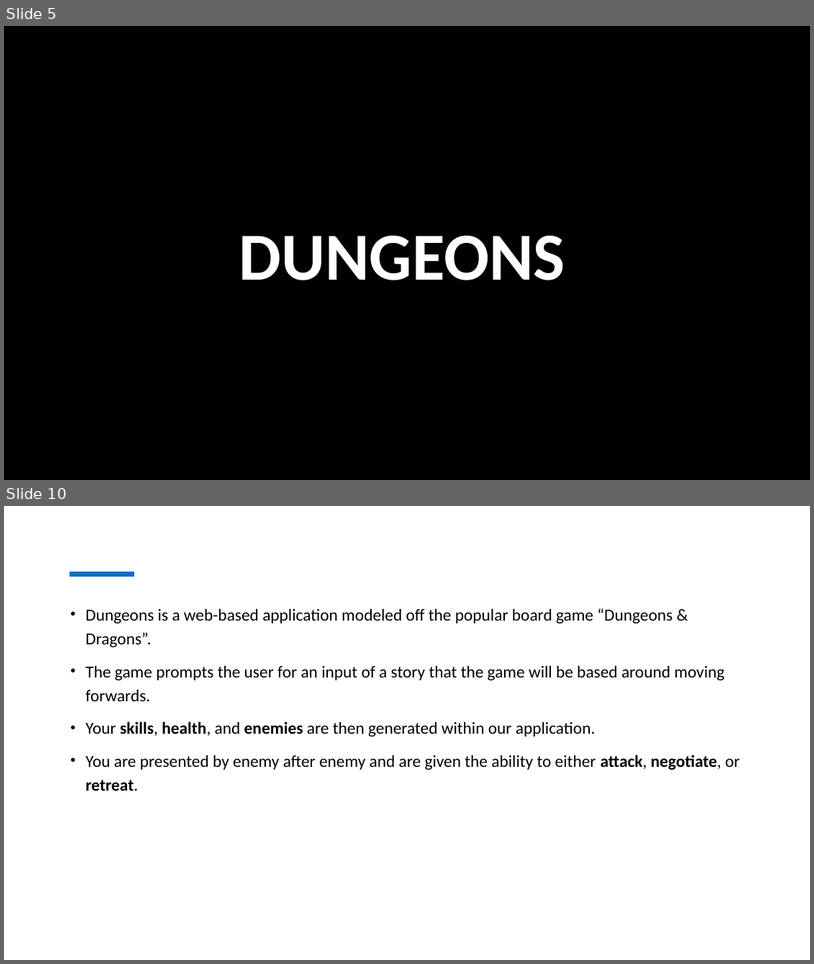
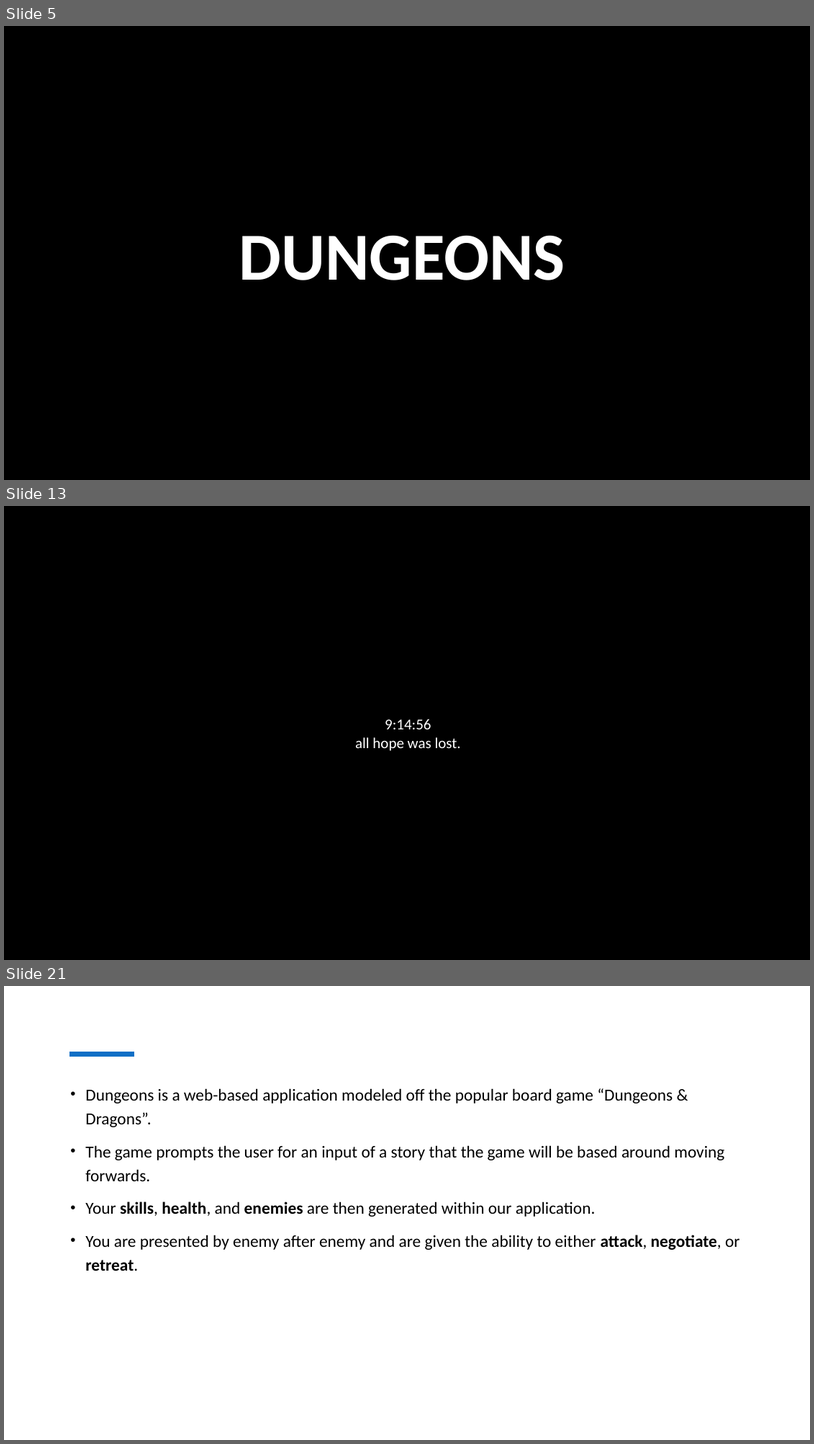
Before and after one commit to corbinmgraham/dungeons, a slide deck: Presentation.pptx. Shown one above the other, each under a label of ours: slides 5 and 10 before the commit, slides 5, 13 and 21 after it; the slides between them are not shown. The pictures are 814x964 and 814x1444 pixels, drawn with LibreOffice and Linux fonts; fonts in the diff are those of the drawing. Boxes give left, top, right and bottom in pixels: in the first picture for what was removed or moved away, otherwise in the second. Text is boxed around its words. In the diff, an @@ line names an element or a change of style, - is before the commit and + after.

```diff
--- a/Presentation.pptx
+++ b/Presentation.pptx
@@ slide 13 added at (x1=4, y1=506, x2=810, y2=960), background #FFFFFF @@
@@ rectangle added at (x1=4, y1=506, x2=810, y2=960), fill #000000, 18 pt, text #FFFFFF @@
+9:14:56
+all hope was lost.
@@ what was slide 10 is now slide 21 @@
```
Also in this commit, not shown: 4 slides changed, 11 other slides added, 1 slide removed.
